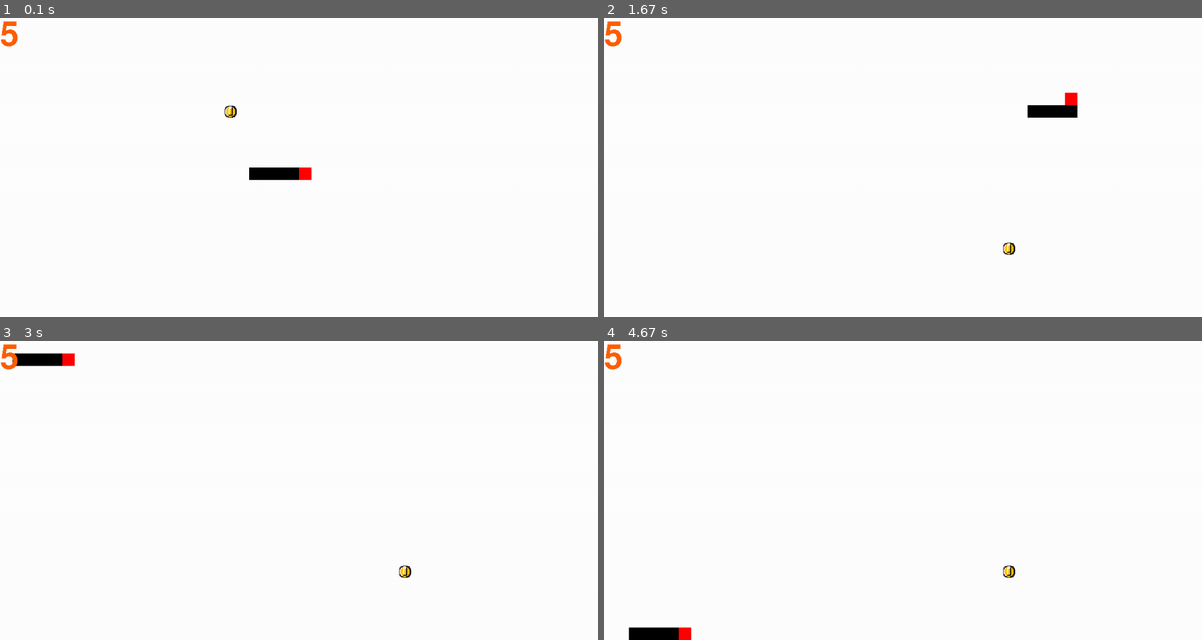
Above: before the commit, frames 1-4 (two rows, left to right).
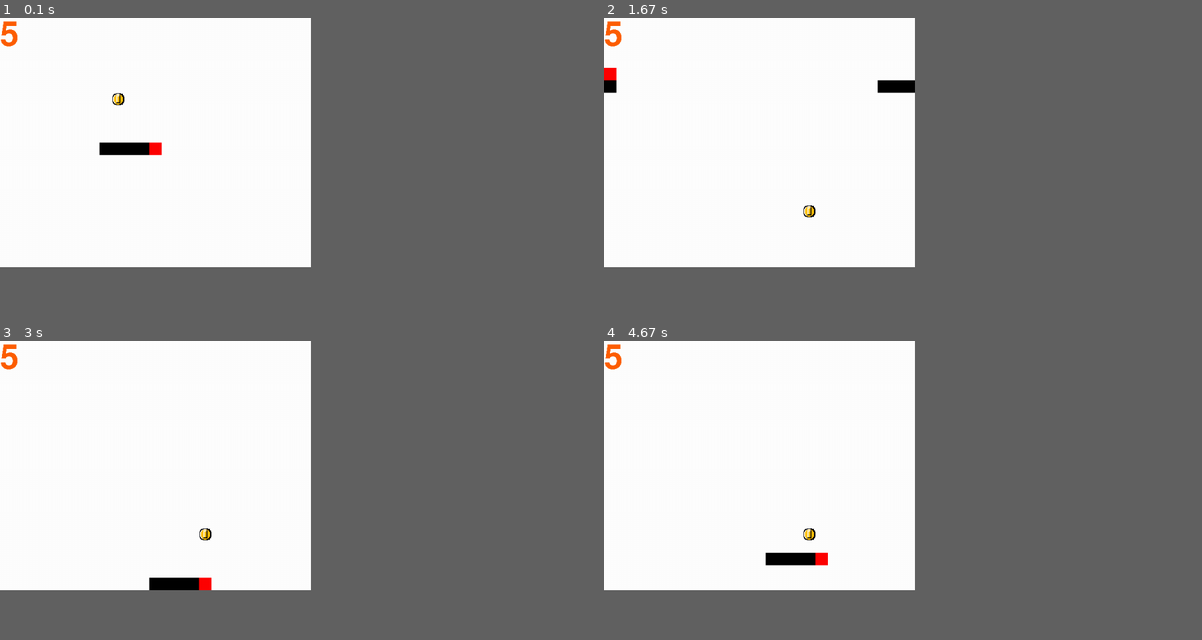
Above: after the commit, the same moments.

Repository: Samrocks58/coding-stuff
Game: pygame game, started from snake.py
Two runs of this game, one before a commit and one after it. Both use one fixed random seed, a clock stepped at 60 frames per second and the inputs below.
Inputs:
- Up to frame 1 (0.1 s): no input
- Up to frame 2 (1.67 s): tap R at 0.33 s; tap W at 0.67 s; hold Right 1-1.47 s; hold Up from 1.5 s (still down)
- Up to frame 3 (3 s): release Up at 1.8 s; hold Right 1.83-2.3 s; hold Left 2.33-2.87 s; hold Down from 2.9 s (still down)
- Up to frame 4 (4.67 s): release Down at 3.2 s; hold Left 3.23-3.63 s; hold Up 3.67-4.03 s; hold Right from 4.07 s (still down)
In our replay, the window is 900x450 before the commit and 468x375 after it. These sizes can differ from the game's own. Grey fills any space a smaller window leaves; there, only what the larger window draws over its background counts as a difference.

The runs differ from the first frame. In frame 1, 1.1% of the frame differs, in the area x 16-53%, y 25-55%; in frame 2, 1.1%; in frame 3, 1.0%; in frame 4, 1.1%.

Commit message:
Update snake.py

Diff:
--- a/snake.py
+++ b/snake.py
@@ -5,8 +5,8 @@
 pygame.display.init()
 pygame.font.init()
 
-width=int(1200)
-height=int(600)
+width=int(25*25)
+height=int(20*25)
 Orange=(255, 95, 0)
 white=(255, 255, 255)
 Red=(255, 0, 0)
@@ -16,8 +16,8 @@
 screen.fill(white)
 Font=pygame.font.Font(r'C:\Users\smprc\Downloads\gibster\GibsterRegular.ttf', 100)
 
-total_width=48
-total_height=24
+total_width=width/25
+total_height=height/25
 
 stopgame=False
 
@@ -153,12 +153,12 @@
         #self.cord
 
 
-snakes={"snake1":snake("right", [24, 12], 1), "snake2":snake("right", [23, 12], 2), "snake3":snake("right", [22, 12], 3), "snake4":snake("right", [21, 12], 4), "snake5":snake("right", [20, 12], 5)}
-snake1 = snake("right", [24, 12], 1)
-snake2 = snake("right", [23, 12], 2)
-snake3 = snake("right", [22, 12], 3)
-snake4 = snake("right", [21, 12], 4)
-snake5 = snake("right", [20, 12], 5)
+snakes={"snake1":snake("right", [total_width//2, total_height//2], 1), "snake2":snake("right", [total_width//2-1, total_height//2], 2), "snake3":snake("right", [total_width//2-2, total_height//2], 3), "snake4":snake("right", [total_width//2-3, total_height//2], 4), "snake5":snake("right", [total_width//2-4, total_height//2], 5)}
+snake1 = snake("right", [total_width//2, total_height//2], 1)
+snake2 = snake("right", [total_width//2-1, total_height//2], 2)
+snake3 = snake("right", [total_width//2-2, total_height//2], 3)
+snake4 = snake("right", [total_width//2-3, total_height//2], 4)
+snake5 = snake("right", [total_width//2-4, total_height//2], 5)
 blocklist=[snake1, snake2, snake3, snake4, snake5]
 target_list=[]
 
@@ -182,7 +182,7 @@
         global snakes, snake1_cord
         pos_done=False
         while not pos_done:
-            rand_pos=[random.randint(1, 47), random.randint(1, 23)]
+            rand_pos=[random.randint(1, total_width-1), random.randint(1, total_height-1)]
             for snake_string in snakes:
                 if snakes[snake_string].cord != rand_pos:
                     keys=list(snakes.keys())
@@ -215,12 +215,12 @@
     global snakes, snake1, snake2, snake3, snake4, snake5, counter, target_list, blocklist, restartbool, screen, rectlist, stopgame
     restartbool=True
     stopgame=False
-    snakes={"snake1":snake("right", [24, 12], 1), "snake2":snake("right", [23, 12], 2), "snake3":snake("right", [22, 12], 3), "snake4":snake("right", [21, 12], 4), "snake5":snake("right", [20, 12], 5)}
-    snake1 = snake("right", [24, 12], 1)
-    snake2 = snake("right", [23, 12], 2)
-    snake3 = snake("right", [22, 12], 3)
-    snake4 = snake("right", [21, 12], 4)
-    snake5 = snake("right", [20, 12], 5)
+    snakes={"snake1":snake("right", [total_width//2, total_height//2], 1), "snake2":snake("right", [total_width//2-1, total_height//2], 2), "snake3":snake("right", [total_width//2-2, total_height//2], 3), "snake4":snake("right", [total_width//2-3, total_height//2], 4), "snake5":snake("right", [total_width//2-4, total_height//2], 5)}
+    snake1 = snake("right", [total_width//2, total_height//2], 1)
+    snake2 = snake("right", [total_width//2-1, total_height//2], 2)
+    snake3 = snake("right", [total_width//2-2, total_height//2], 3)
+    snake4 = snake("right", [total_width//2-3, total_height//2], 4)
+    snake5 = snake("right", [total_width//2-4, total_height//2], 5)
     blocklist=[snake1, snake2, snake3, snake4, snake5]
     target_list=[]
     del counter
